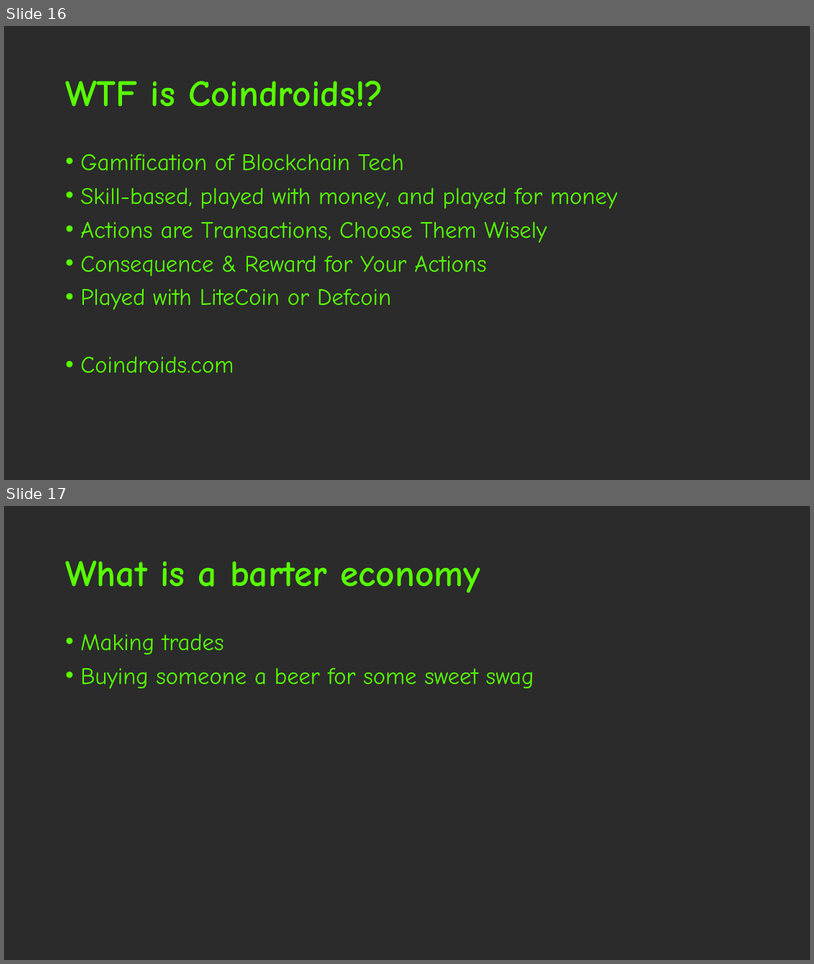
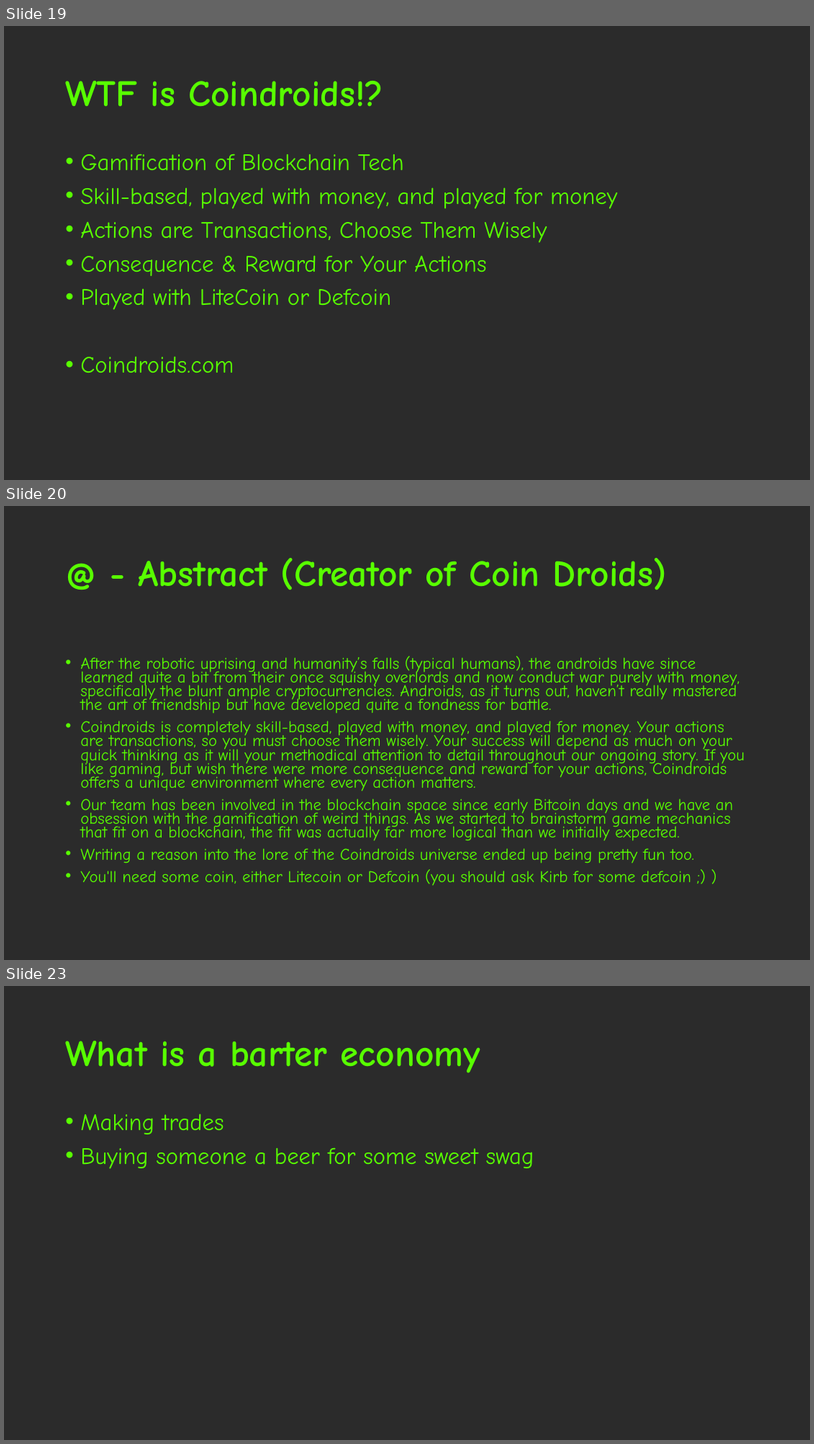
Before and after one commit to Kirball/b-sides-jax-talk, a slide deck: #BadgeLife, alternative currencies, the barter [Autosaved].pptx. Shown one above the other, each under a label of ours: slides 16 and 17 before the commit, slides 19, 20 and 23 after it; the slides between them are not shown. The pictures are 814x964 and 814x1444 pixels, drawn with LibreOffice and Linux fonts; fonts in the diff are those of the drawing; background and template pictures are left out; a plain dark background stands for a picture behind light text. Boxes give left, top, right and bottom in pixels: in the first picture for what was removed or moved away, otherwise in the second. Text is boxed around its words. In the diff, an @@ line names an element or a change of style, - is before the commit and + after.

```diff
--- a/#BadgeLife, alternative currencies, the barter [Autosaved].pptx
+++ b/#BadgeLife, alternative currencies, the barter [Autosaved].pptx
@@ slide 20 added at (4,506,810,960), background picture (left out) @@
@@ title added at (139,558,667,590), 44 pt, text #58FF00, bold @@
+@ - Abstract (Creator of Coin Droids)
@@ text added at (80,656,745,885), 19.6 pt, text #58FF00 @@
+• After the robotic uprising and humanity’s falls (typical humans), the androids have since learned quite a bit from their once squishy overlords and now conduct war purely with money, specifically the blunt ample cryptocurrencies. Androids, as it turns out, haven’t really mastered the art of friendship but have developed quite a fondness for battle.
+• Coindroids is completely skill-based, played with money, and played for money. Your actions are transactions, so you must choose them wisely. Your success will depend as much on your quick thinking as it will your methodical attention to detail throughout our ongoing story. If you like gaming, but wish there were more consequence and reward for your actions, Coindroids offers a unique environment where every action matters.
+• Our team has been involved in the blockchain space since early Bitcoin days and we have an obsession with the gamification of weird things. As we started to brainstorm game mechanics that fit on a blockchain, the fit was actually far more logical than we initially expected.
+• Writing a reason into the lore of the Coindroids universe ended up being pretty fun too.
+• You'll need some coin, either Litecoin or Defcoin (you should ask Kirb for some defcoin ;) )
@@ what was slide 16 is now slide 19 @@
@@ what was slide 17 is now slide 23 @@
```
Also in this commit, not shown: 10 slides changed, 9 other slides added.
